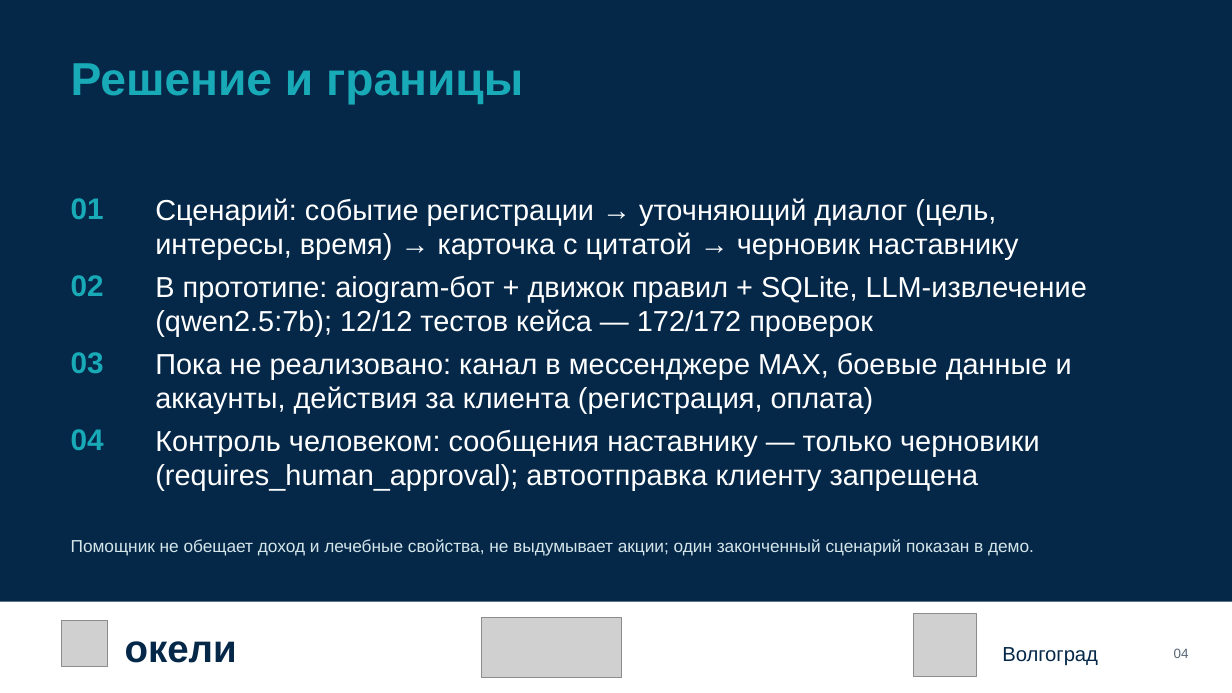
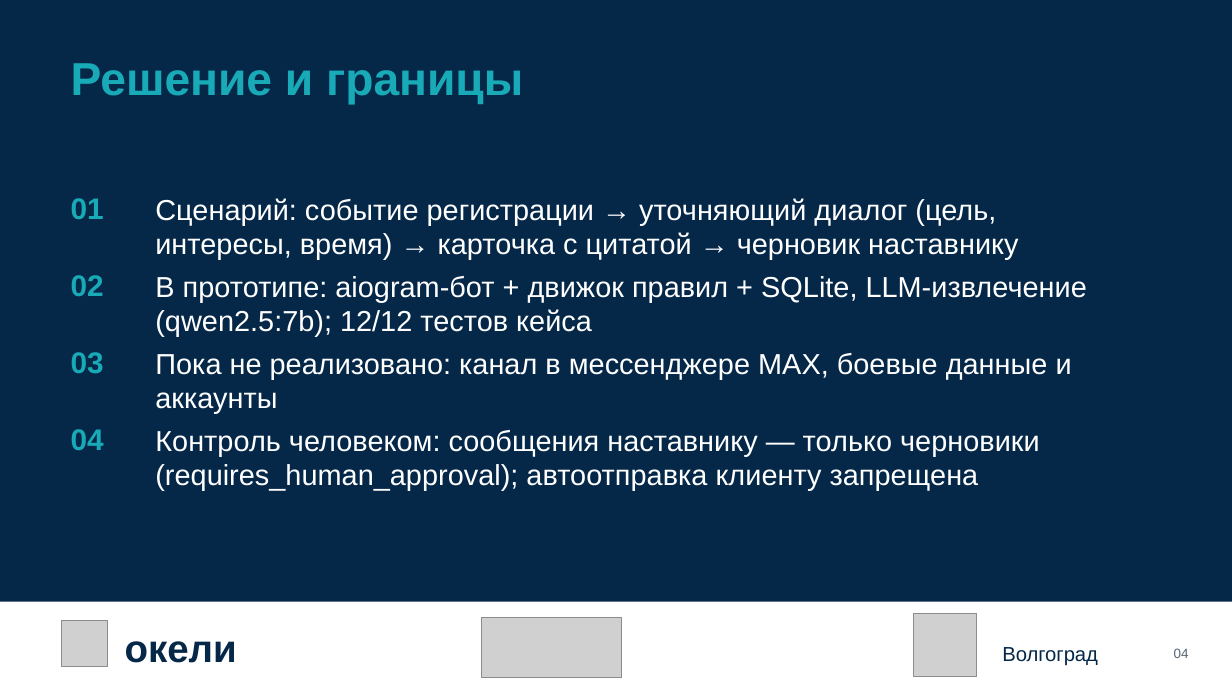
Before and after one commit to KaDyK736/FinikTeam-FB01, a slide deck: slide 4 of Презентация_Finik_FB01_по_шаблону.pptx. Drawn at 1232x693 pixels with LibreOffice and Linux fonts; fonts in the diff are those of the drawing; grey boxes stand for pictures. Boxes give left, top, right and bottom in pixels: in the first picture for what was removed or moved away, otherwise in the second. Text is boxed around its words. In the diff, an @@ line names an element or a change of style, - is before the commit and + after.

```diff
--- a/Презентация_Finik_FB01_по_шаблону.pptx
+++ b/Презентация_Finik_FB01_по_шаблону.pptx
@@ text at [155, 276, 1087, 337]: text changed @@
-В прототипе: aiogram-бот + движок правил + SQLite, LLM-извлечение (qwen2.5:7b); 12/12 тестов кейса — 172/172 проверок
+В прототипе: aiogram-бот + движок правил + SQLite, LLM-извлечение (qwen2.5:7b); 12/12 тестов кейса
@@ text at [155, 353, 1072, 414]: text changed @@
-Пока не реализовано: канал в мессенджере MAX, боевые данные и аккаунты, действия за клиента (регистрация, оплата)
+Пока не реализовано: канал в мессенджере MAX, боевые данные и аккаунты
@@ text removed at [71, 539, 1034, 556] @@
-Помощник не обещает доход и лечебные свойства, не выдумывает акции; один законченный сценарий показан в демо.
```
Also in this commit, not shown: 7 other slides changed, 2 slides added, 2 slides removed.
